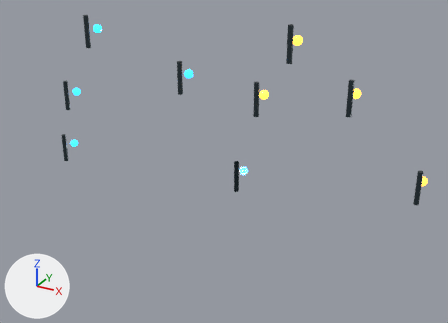
Two versions of the glTF model public/aero-system/models/derived/route-beacon-kit/model.glb, one commit apart.
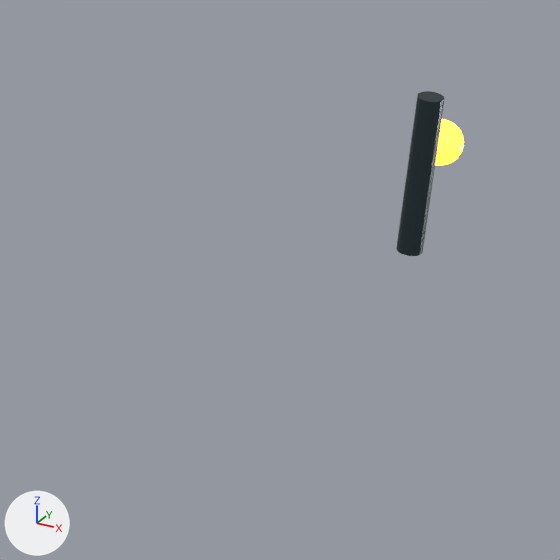
The first picture shows the older version from a camera (50 mm lens) standing at (2.9, -3.71, 1.96) and looking at (1.04, -0.33, 0.27). The close-ups show the older and then the newer version on the part from 74% to 100% of the width and 47% to 84% of the height of that picture. Only the edits that show in the close-ups are written down. Arrows for +X, +Y and +Z are at lower left; the lights stay in place.

The first close-up shows 'AI_PM_route_orange_beacon_09', 'AI_PM_route_orange_pylon_09'.
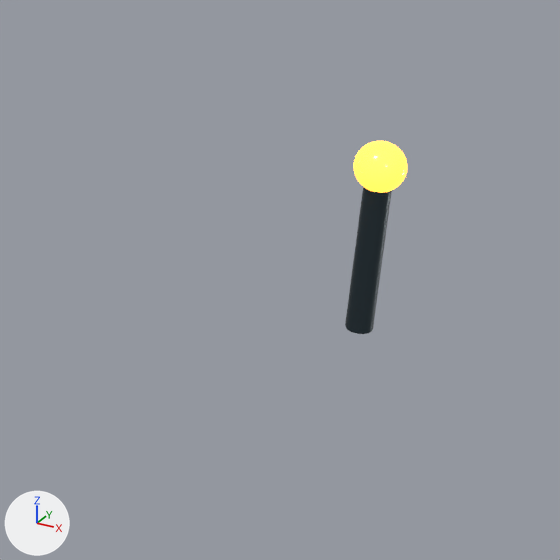
What differs and where, as boxes [x1, y1, x2, y2] in the close-ups (560 x 560 px):
'AI_PM_route_orange_pylon_09', moved
    before: [396, 91, 444, 256]
    after: [345, 187, 392, 334]
'AI_PM_route_orange_beacon_09', moved
    before: [435, 119, 464, 166]
    after: [353, 141, 408, 193]

The change, as a diff of the scene's bpy script:
```diff
--- a/public/aero-system/models/derived/route-beacon-kit/model.glb.py
+++ b/public/aero-system/models/derived/route-beacon-kit/model.glb.py
@@ ob_ai_pm_route_orange_pylon_09 @@
 ob_ai_pm_route_orange_pylon_09 = bpy.data.objects.new('AI_PM_route_orange_pylon_09', me_cylinder_119)
-ob_ai_pm_route_orange_pylon_09.location = (2.24, 0.16, 0.14)
+ob_ai_pm_route_orange_pylon_09.location = (2.24, -0.14, 0.16)
@@ ob_ai_pm_route_orange_beacon_09 @@
 ob_ai_pm_route_orange_beacon_09 = bpy.data.objects.new('AI_PM_route_orange_beacon_09', me_sphere_207)
-ob_ai_pm_route_orange_beacon_09.location = (2.24, 0.28, 0.14)
+ob_ai_pm_route_orange_beacon_09.location = (2.24, -0.14, 0.28)
```
